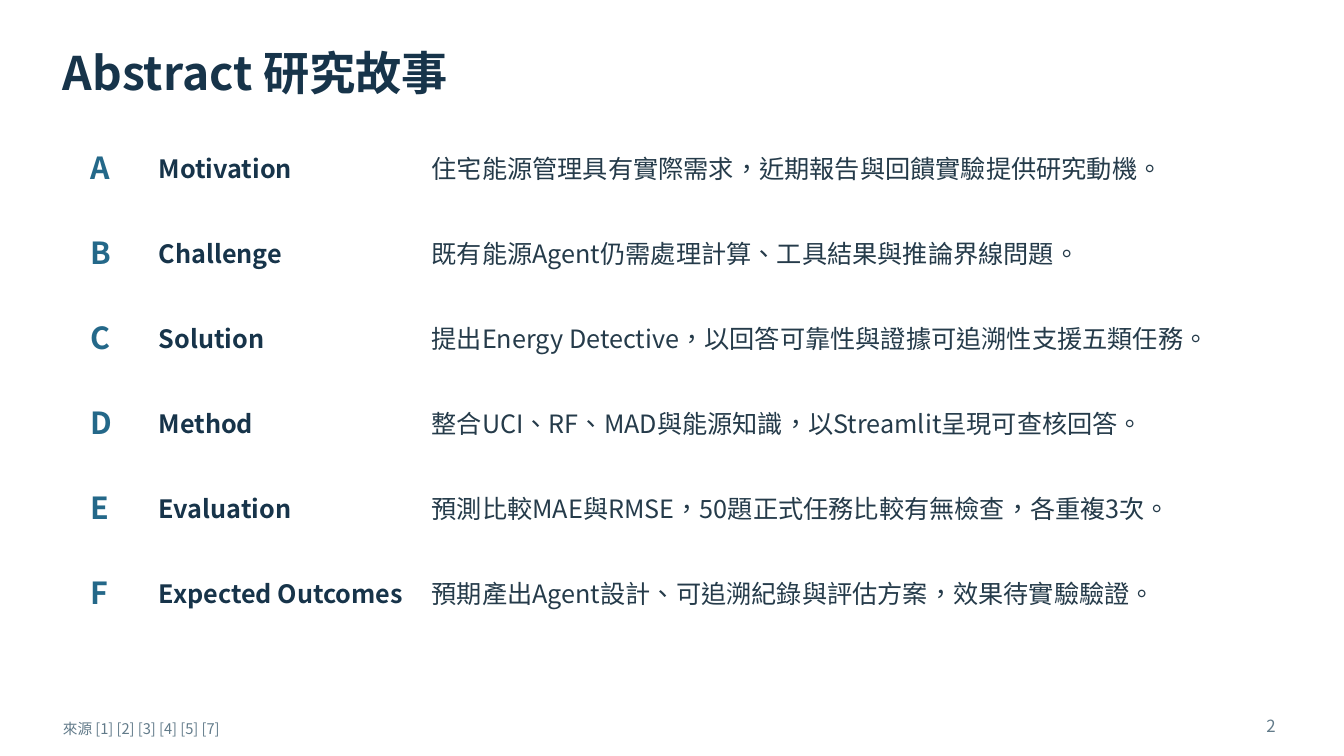
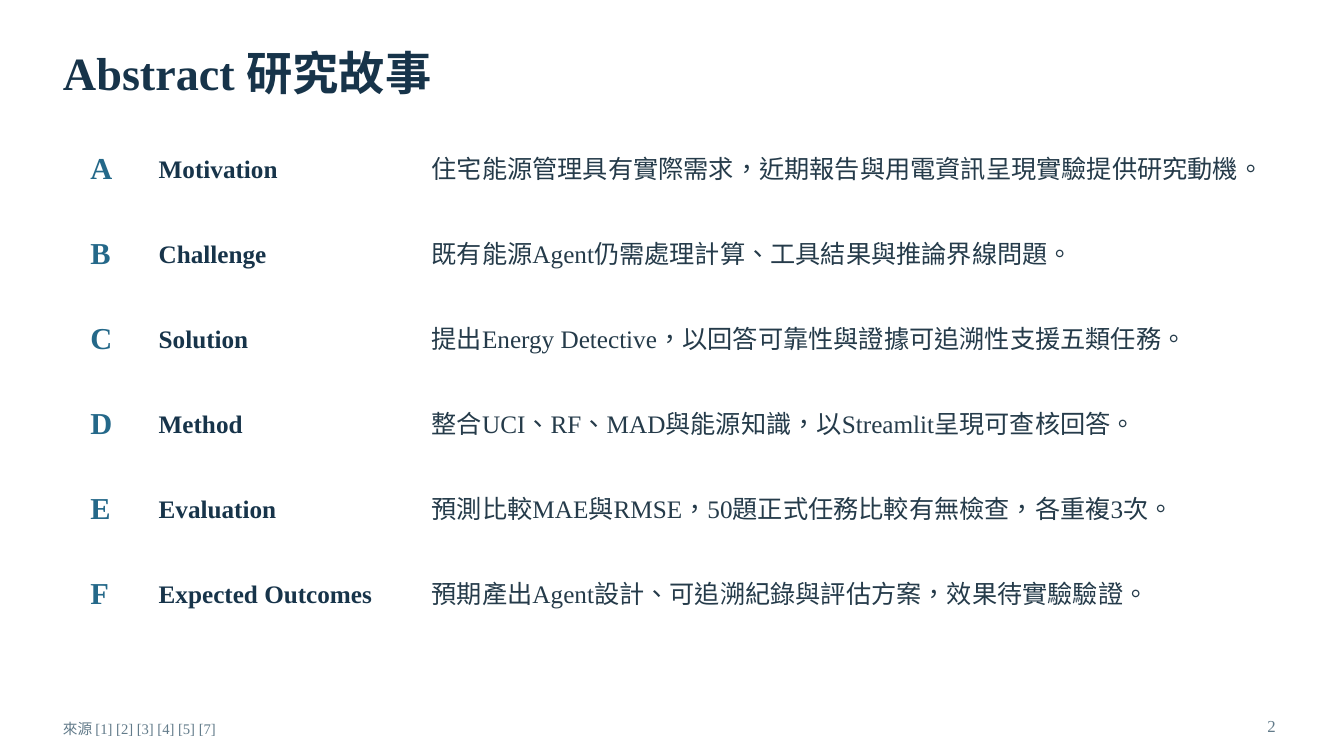
Before and after one commit to lun-09-15/AIoT_Final_Proj, a slide deck: slide 2 of deliverables/Energy_Detective_Proposal.pptx. Drawn at 1344x756 pixels with LibreOffice and Linux fonts; fonts in the diff are those of the drawing. Boxes give left, top, right and bottom in pixels: in the first picture for what was removed or moved away, otherwise in the second. Text is boxed around its words. In the diff, an @@ line names an element or a change of style, - is before the commit and + after.

```diff
--- a/deliverables/Energy_Detective_Proposal.pptx
+++ b/deliverables/Energy_Detective_Proposal.pptx
@@ text at (x1=432, y1=156, x2=1264, y2=181): text changed; font Noto Sans CJK TC to Times New Roman @@
-住宅能源管理具有實際需求，近期報告與回饋實驗提供研究動機。
+住宅能源管理具有實際需求，近期報告與用電資訊呈現實驗提供研究動機。
@@ font Noto Sans CJK TC to Times New Roman in 20 elements at (x1=63, y1=50, x2=431, y2=95), (x1=90, y1=159, x2=112, y2=179), (x1=159, y1=160, x2=278, y2=179), (x1=90, y1=244, x2=110, y2=264), (x1=159, y1=245, x2=267, y2=269), (x1=432, y1=241, x2=1073, y2=269), (x1=90, y1=329, x2=112, y2=350), (x1=159, y1=330, x2=249, y2=349), (x1=432, y1=327, x2=1187, y2=354), (x1=90, y1=414, x2=112, y2=434), (x1=159, y1=415, x2=243, y2=434), (x1=432, y1=412, x2=1136, y2=435), (x1=90, y1=499, x2=110, y2=519), (x1=159, y1=500, x2=277, y2=519), (x1=432, y1=496, x2=1174, y2=520), (x1=90, y1=584, x2=109, y2=604), (x1=159, y1=585, x2=372, y2=609), (x1=432, y1=581, x2=1149, y2=609), (x1=63, y1=722, x2=216, y2=736), (x1=1267, y1=721, x2=1275, y2=732) @@
```
Also in this commit, not shown: 18 other slides changed, 14 other files.
